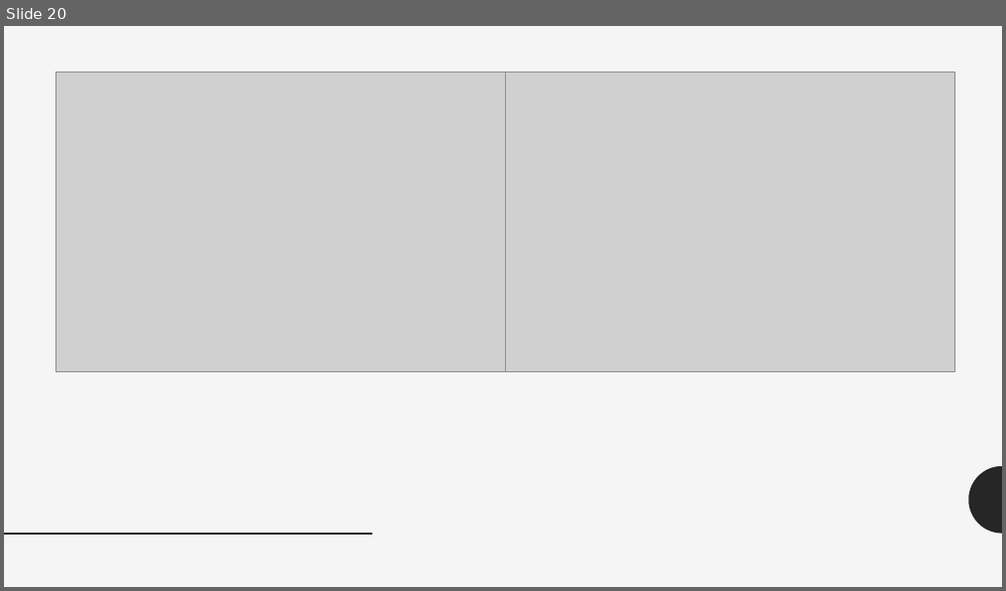
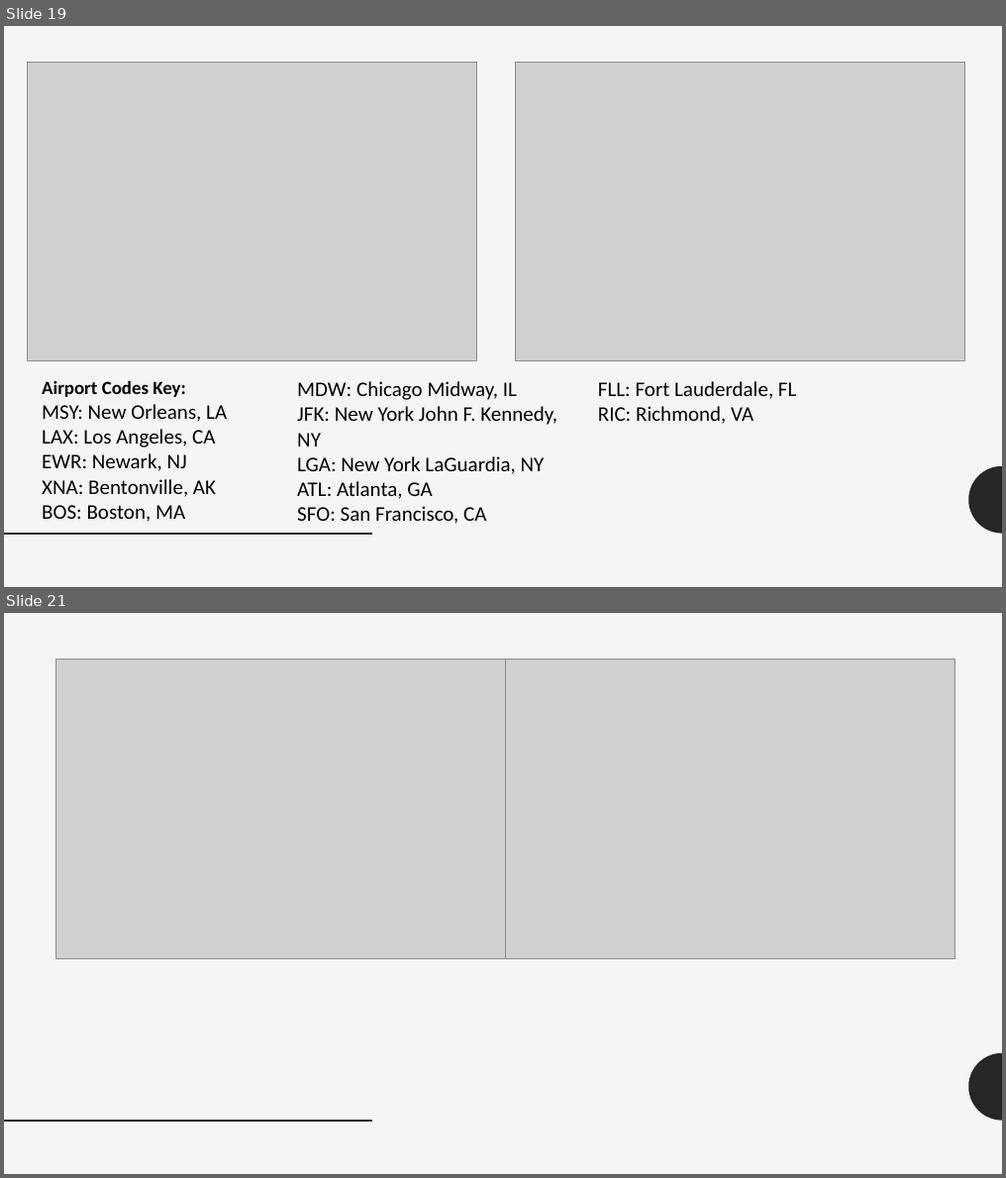
Before and after one commit to HWspam/Delorean, a slide deck: Delay Analysis Team Delorean.pptx. Shown one above the other, each under a label of ours: slide 20 before the commit, slides 19 and 21 after it; the slides between them are not shown. The pictures are 1006x591 and 1006x1178 pixels, drawn with LibreOffice and Linux fonts; fonts in the diff are those of the drawing; grey boxes stand for pictures. Boxes give left, top, right and bottom in pixels: in the first picture for what was removed or moved away, otherwise in the second. Text is boxed around its words. In the diff, an @@ line names an element or a change of style, - is before the commit and + after.

Commit message:
Airport codes have a key and airport conclusion page added.

```diff
--- a/Delay Analysis Team Delorean.pptx
+++ b/Delay Analysis Team Delorean.pptx
@@ slide 19 added at bbox=[4, 26, 1002, 587], background #F5F5F5; not listed: 2 template elements that a slide beside it also shows @@
@@ picture added at bbox=[28, 62, 477, 362] @@
@@ picture added at bbox=[516, 62, 965, 362] @@
@@ text added at bbox=[42, 380, 227, 522], 20 pt, text #000000 @@
+Airport Codes Key:
+MSY: New Orleans, LA
+LAX: Los Angeles, CA
+EWR: Newark, NJ
+XNA: Bentonville, AK
+BOS: Boston, MA
@@ text added at bbox=[297, 381, 557, 524], 20 pt, text #000000 @@
+MDW: Chicago Midway, IL
+JFK: New York John F. Kennedy, NY
+LGA: New York LaGuardia, NY
+ATL: Atlanta, GA
+SFO: San Francisco, CA
@@ text added at bbox=[598, 381, 796, 424], 20 pt, text #000000 @@
+FLL: Fort Lauderdale, FL
+RIC: Richmond, VA
@@ what was slide 20 is now slide 21 @@
```
Also in this commit, not shown: 4 other slides added, 4 slides removed.
